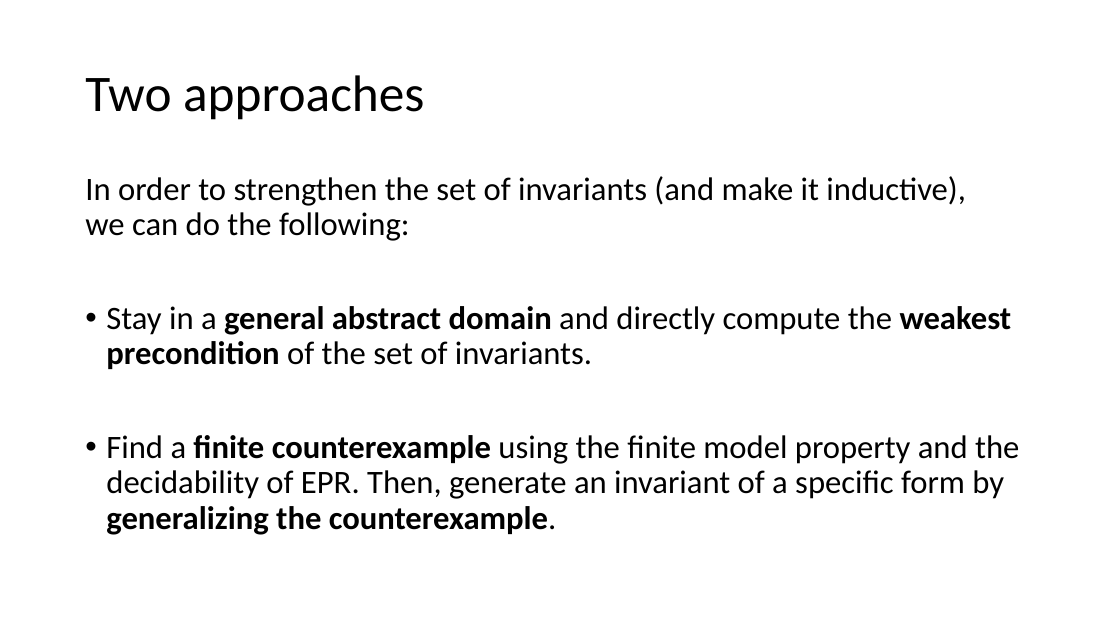
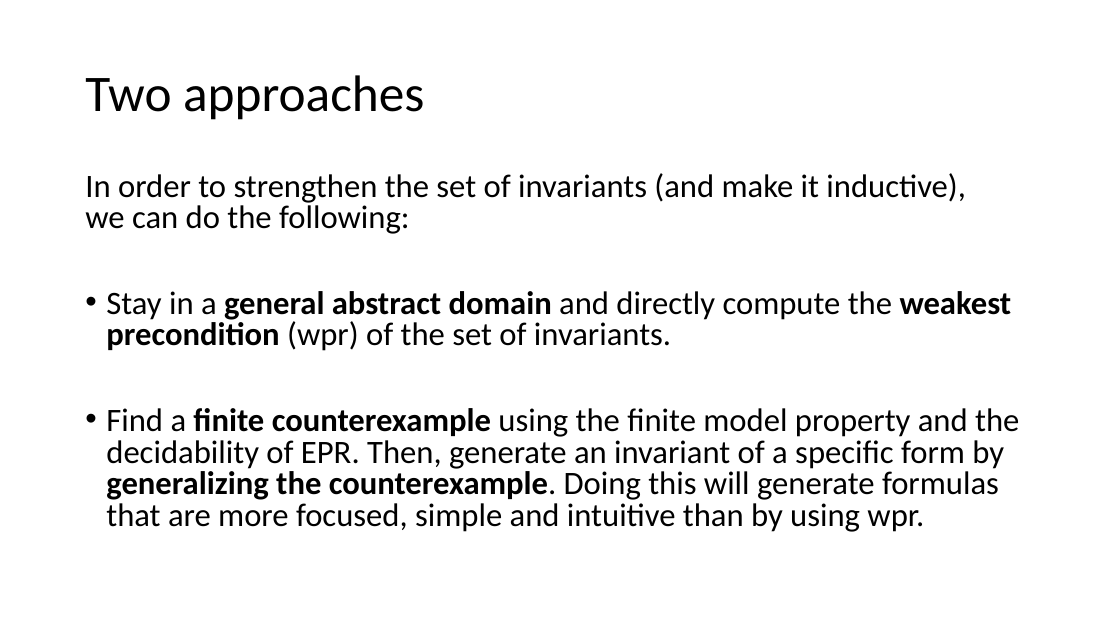
Before and after one commit to tjhance/ivy-research, a slide deck: slide 2 of invariant_synthesis/Invariant Synthesis.pptx. Drawn at 1120x630 pixels with LibreOffice and Linux fonts; fonts in the diff are those of the drawing. Boxes give left, top, right and bottom in pixels: in the first picture for what was removed or moved away, otherwise in the second. Text is boxed around its words. In the diff, an @@ line names an element or a change of style, - is before the commit and + after.

```diff
--- a/invariant_synthesis/Invariant Synthesis.pptx
+++ b/invariant_synthesis/Invariant Synthesis.pptx
@@ text at (85, 173, 966, 234): line spacing 0.9 to 0.8 @@
@@ text at (106, 291, 1019, 532): text changed @@
-• Stay in a general abstract domain and directly compute the weakest precondition of the set of invariants.
-• Find a finite counterexample using the finite model property and the decidability of EPR. Then, generate an invariant of a specific form by generalizing the counterexample.
+• Stay in a general abstract domain and directly compute the weakest precondition (wpr) of the set of invariants.
+• Find a finite counterexample using the finite model property and the decidability of EPR. Then, generate an invariant of a specific form by generalizing the counterexample. Doing this will generate formulas that are more focused, simple and intuitive than by using wpr.
```
Also in this commit, not shown: 2 other slides changed, 13 slides added, 4 slides removed, 2 other files.
